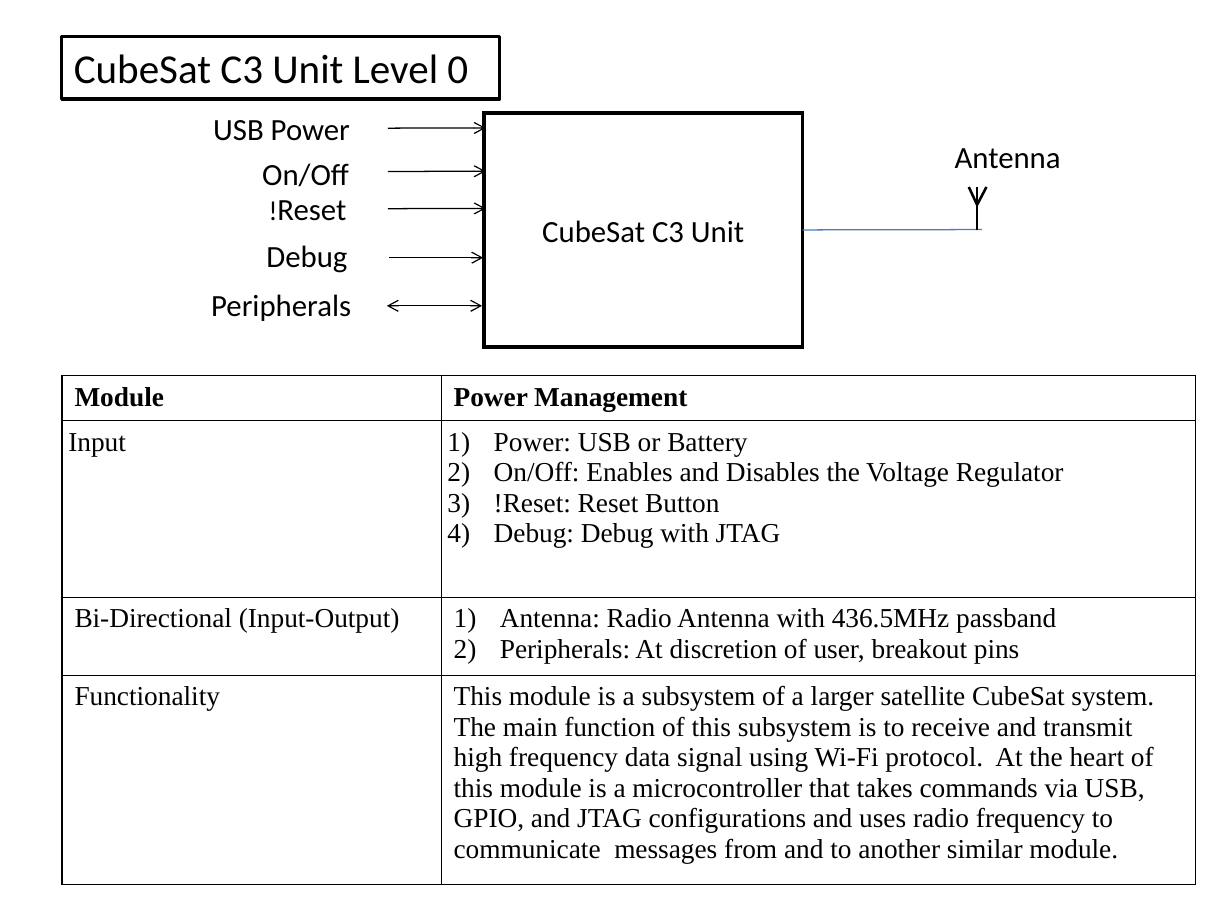
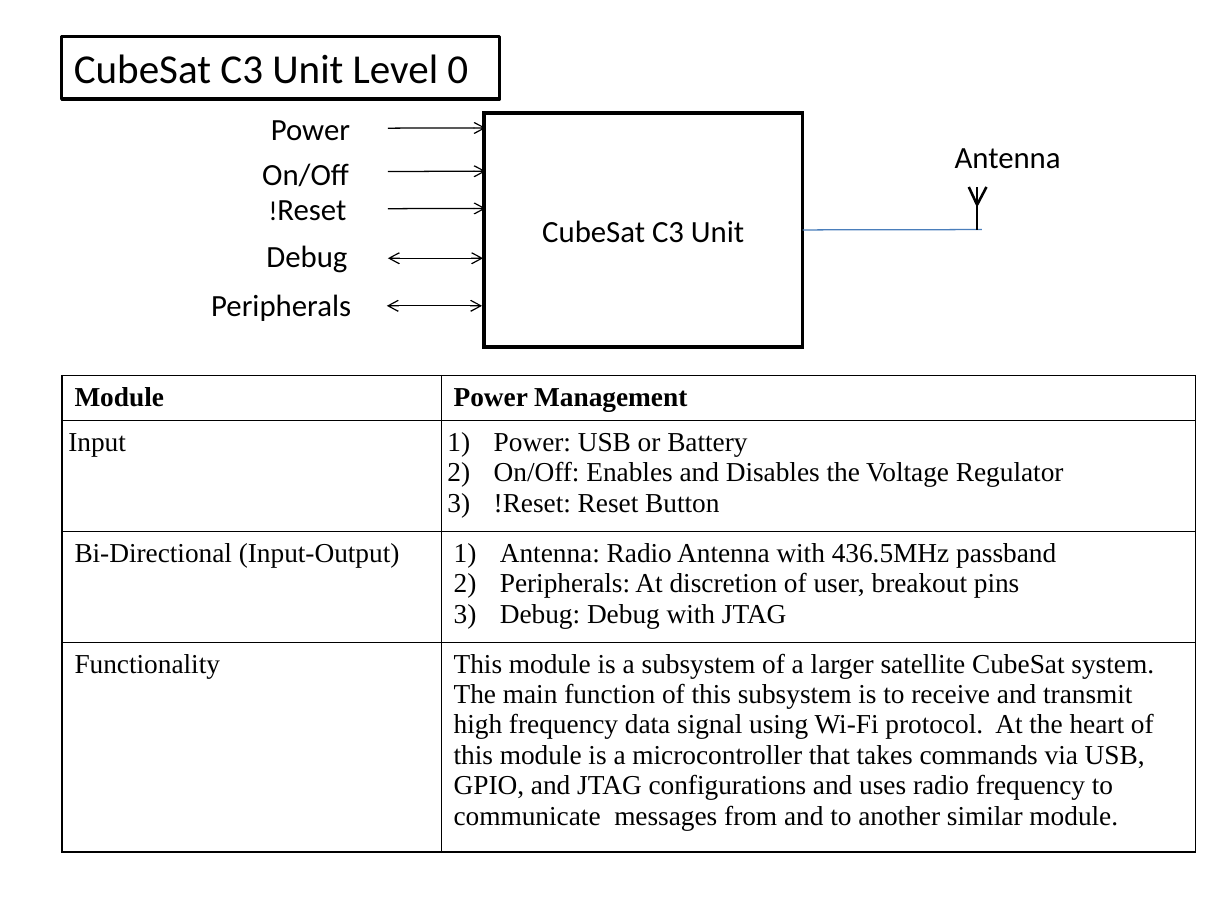
Before and after one commit to wrh2/sputnik, a slide deck: slide 1 of HW5_Design_Diagrams/T05 _ CUBESAT HW05.pptx. Drawn at 1232x924 pixels with LibreOffice and Linux fonts; fonts in the diff are those of the drawing. Boxes give left, top, right and bottom in pixels: in the first picture for what was removed or moved away, otherwise in the second. Text is boxed around its words. In the diff, an @@ line names an element or a change of style, - is before the commit and + after.

```diff
--- a/HW5_Design_Diagrams/T05 _ CUBESAT HW05.pptx
+++ b/HW5_Design_Diagrams/T05 _ CUBESAT HW05.pptx
@@ text in rectangle at <box>271,120,350,141</box>: text changed @@
-USB Power
+Power
@@ arrow (388, 259) - (483, 259): arrow to double arrow @@
@@ table at <box>62,376,1195,853</box> @@
-row 2, column 2: Power: USB or Battery / On/Off: Enables and Disables the Voltage Regulator / !Reset: Reset Button / Debug: Debug with JTAG
+row 2, column 2: Power: USB or Battery / On/Off: Enables and Disables the Voltage Regulator / !Reset: Reset Button
-row 3, column 2: Antenna: Radio Antenna with 436.5MHz passband / Peripherals: At discretion of user, breakout pins
+row 3, column 2: Antenna: Radio Antenna with 436.5MHz passband / Peripherals: At discretion of user, breakout pins / Debug: Debug with JTAG
```
Also in this commit, not shown: 1 other slide changed, 1 other file.
